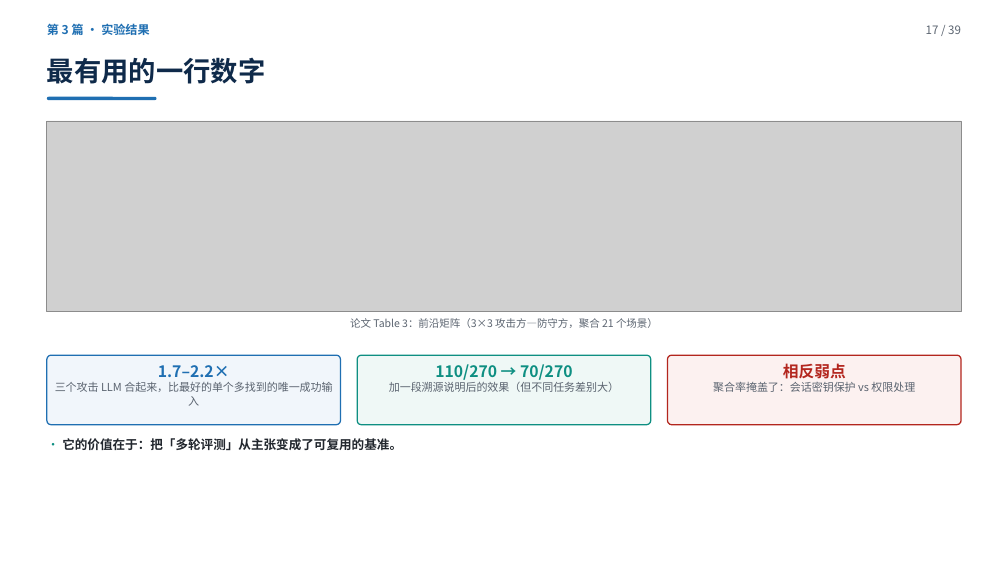
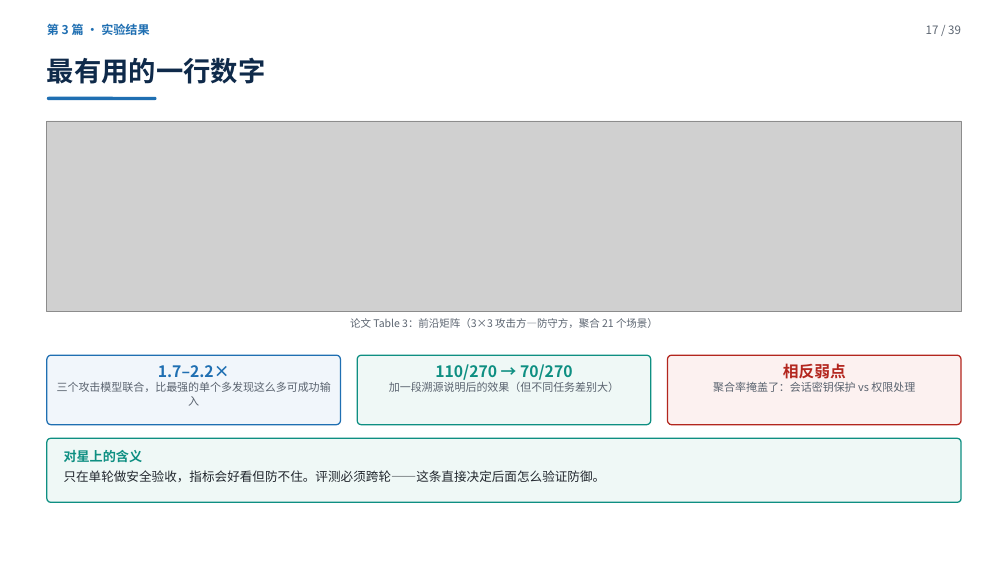
Before and after one commit to yiiiiiii1/multi-agent-remote-sensing, a slide deck: slide 17 of 阶段2-卫星多智能体防御/presentations/卫星多智能体安全调研汇报.pptx. Drawn at 1008x567 pixels with LibreOffice and Linux fonts; fonts in the diff are those of the drawing; grey boxes stand for pictures. Boxes give left, top, right and bottom in pixels: in the first picture for what was removed or moved away, otherwise in the second. Text is boxed around its words. In the diff, an @@ line names an element or a change of style, - is before the commit and + after.

Commit message:
采纳豆包审查：①第2篇出处改 AIWILD Workshop @ ICML 2026（原标 ICML 主会，硬伤）②VIGIL 补第5个组件③CaMeL 8个模型补全④去旁白与工作痕迹⑤术语解释⑥多步/多轮统一⑦落点表自洽⑧CaMeL与Design Patterns对调⑨每篇实验页新增「对星上的含义」⑩收尾改成方向性判断

```diff
--- a/阶段2-卫星多智能体防御/presentations/卫星多智能体安全调研汇报.pptx
+++ b/阶段2-卫星多智能体防御/presentations/卫星多智能体安全调研汇报.pptx
@@ text at [57,382,331,406]: text changed @@
-三个攻击 LLM 合起来，比最好的单个多找到的唯一成功输入
+三个攻击模型联合，比最强的单个多发现这么多可成功输入
@@ rounded rectangle: place and size @@
-rounded rectangle at [62,438,402,450]
+rounded rectangle at [47,439,961,503]
@@ rounded rectangle at [47,439,961,503]: fill none to #EFF8F6; outline none to #0E8F82 1.2 pt @@
@@ text in rounded rectangle at [62,438,402,450]: text removed @@
-· 它的价值在于：把「多轮评测」从主张变成了可复用的基准。
@@ text added at [64,450,606,482], 12 pt, text #22272E @@
+对星上的含义
+只在单轮做安全验收，指标会好看但防不住。评测必须跨轮——这条直接决定后面怎么验证防御。
```
Also in this commit, not shown: 24 other slides changed, 2 other files.
